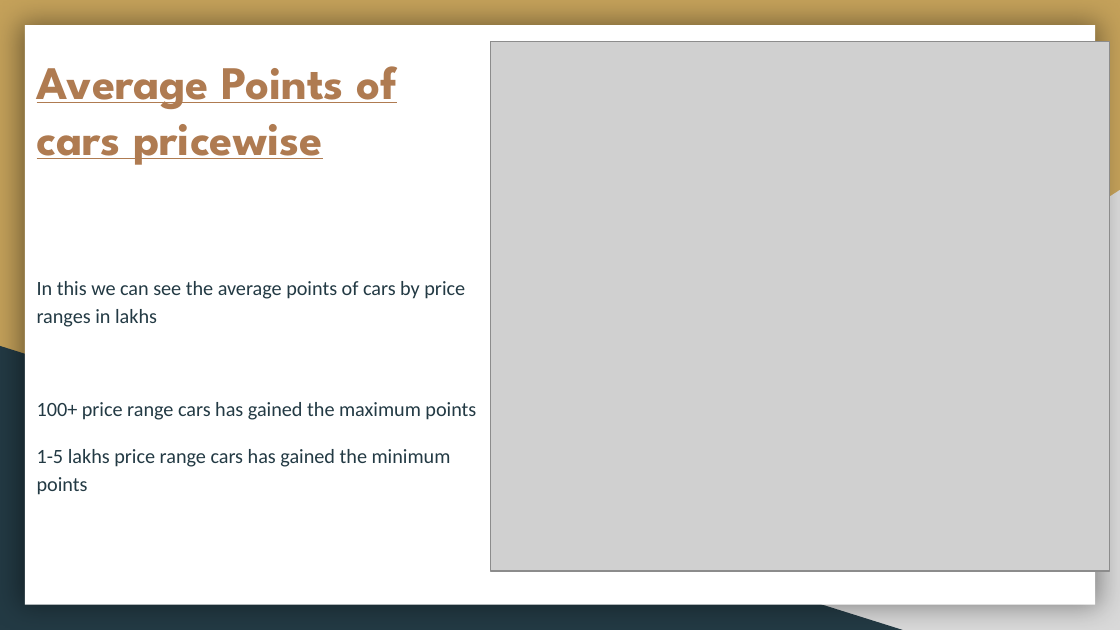
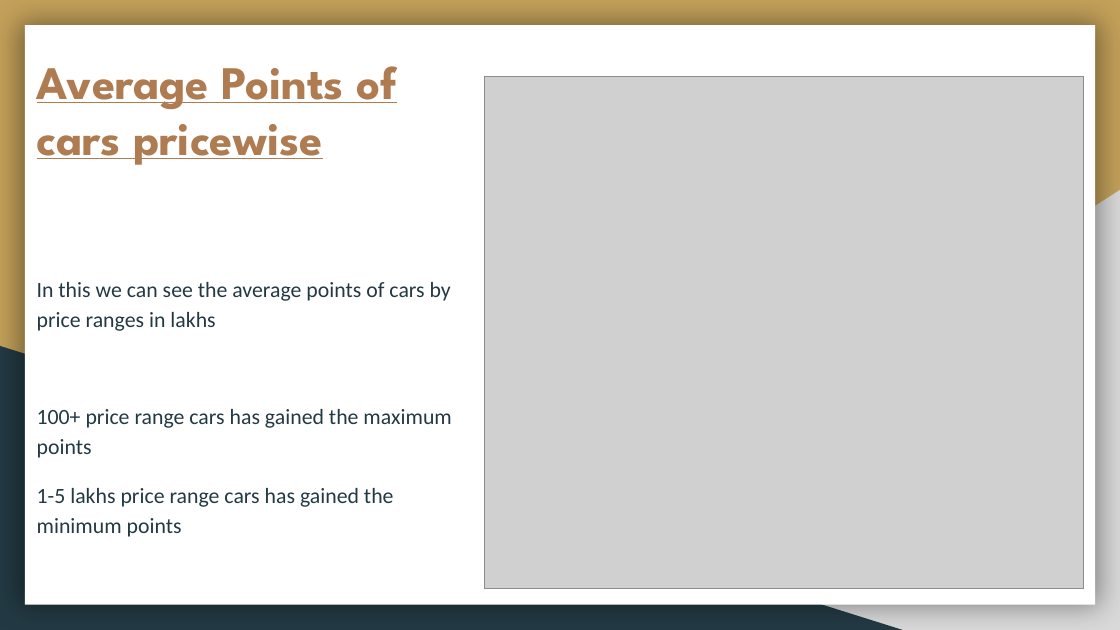
Before and after one commit to Udit2712/Car_DataAnalizer, a slide deck: slide 6 of Documents/Car Engage Report.pptx (slide 5 before the commit). Drawn at 1120x630 pixels with LibreOffice and Linux fonts; fonts in the diff are those of the drawing; grey boxes stand for pictures. Boxes give left, top, right and bottom in pixels: in the first picture for what was removed or moved away, otherwise in the second. Text is boxed around its words. In the diff, an @@ line names an element or a change of style, - is before the commit and + after.

```diff
--- a/Documents/Car Engage Report.pptx
+++ b/Documents/Car Engage Report.pptx
@@ picture: place and size @@
-picture at (491, 41, 1110, 571)
+picture at (485, 77, 1084, 589)
@@ text "In this we can see ..." at (37, 282, 451, 537): size 13 to 14 pt @@
```
Also in this commit, not shown: 8 other slides changed, 1 slide added.
